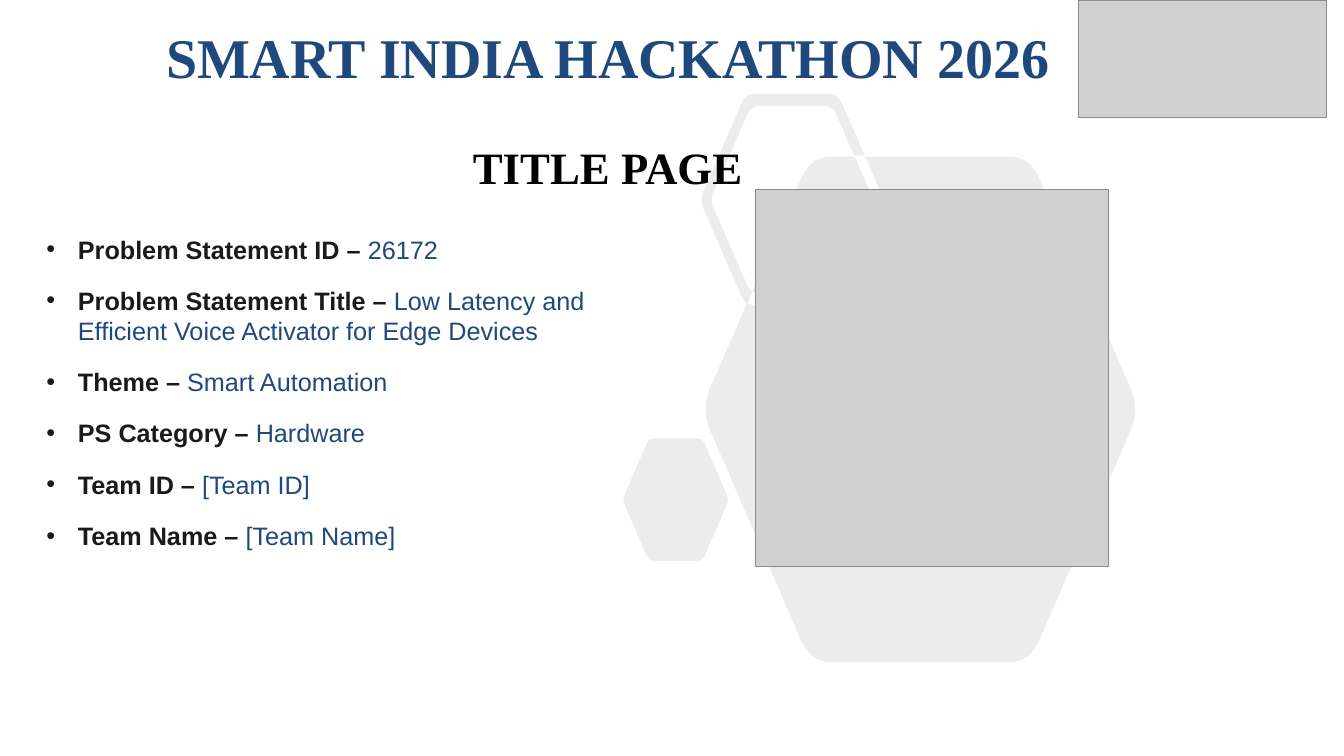
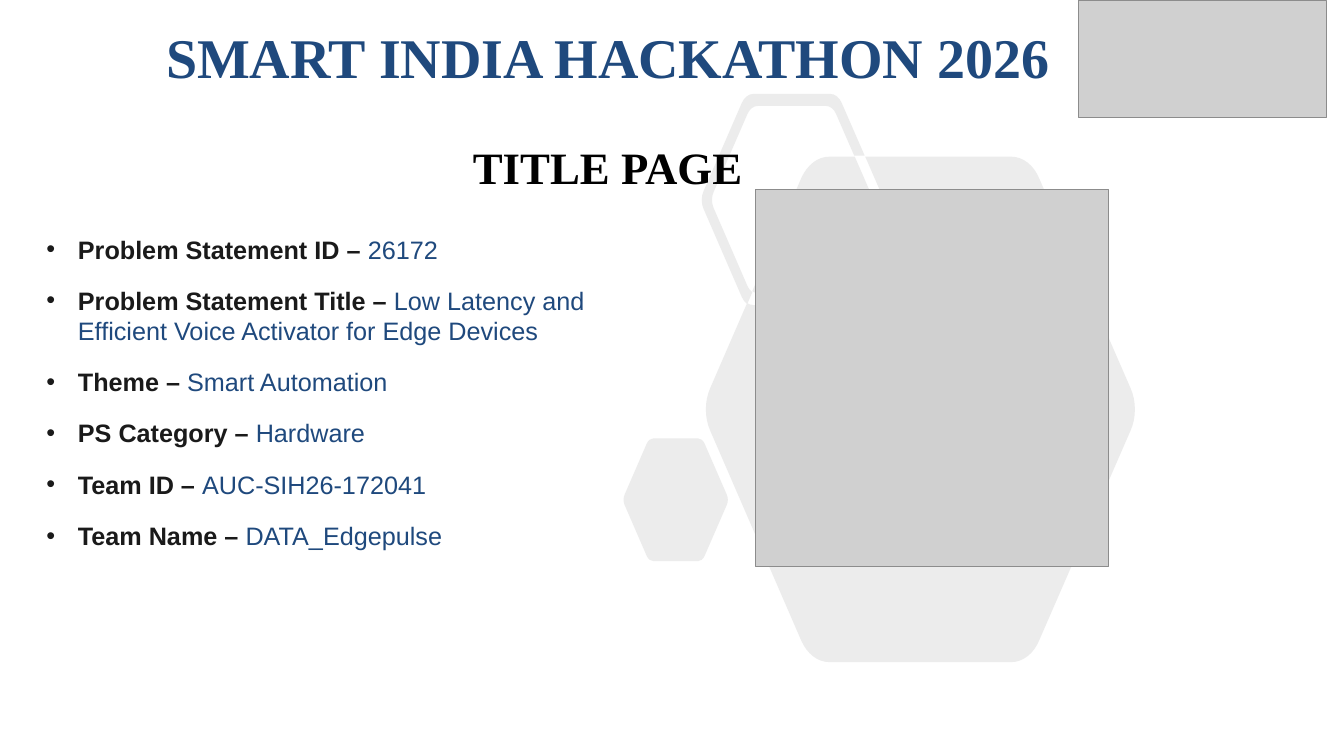
Before and after one commit to Kartikinfinity/vayro-edge-voice-activator, a slide deck: slide 1 of docs/submission/PS26172_SIH2026_Idea.pptx. Drawn at 1344x756 pixels with LibreOffice and Linux fonts; fonts in the diff are those of the drawing; grey boxes stand for pictures. Boxes give left, top, right and bottom in pixels: in the first picture for what was removed or moved away, otherwise in the second. Text is boxed around its words. In the diff, an @@ line names an element or a change of style, - is before the commit and + after.

```diff
--- a/docs/submission/PS26172_SIH2026_Idea.pptx
+++ b/docs/submission/PS26172_SIH2026_Idea.pptx
@@ text at (x1=78, y1=476, x2=442, y2=551): text changed @@
-• Team ID – [Team ID]
-• Team Name – [Team Name]
+• Team ID – AUC-SIH26-172041
+• Team Name – DATA_Edgepulse
```
Also in this commit, not shown: 5 other slides changed, 11 other files.
